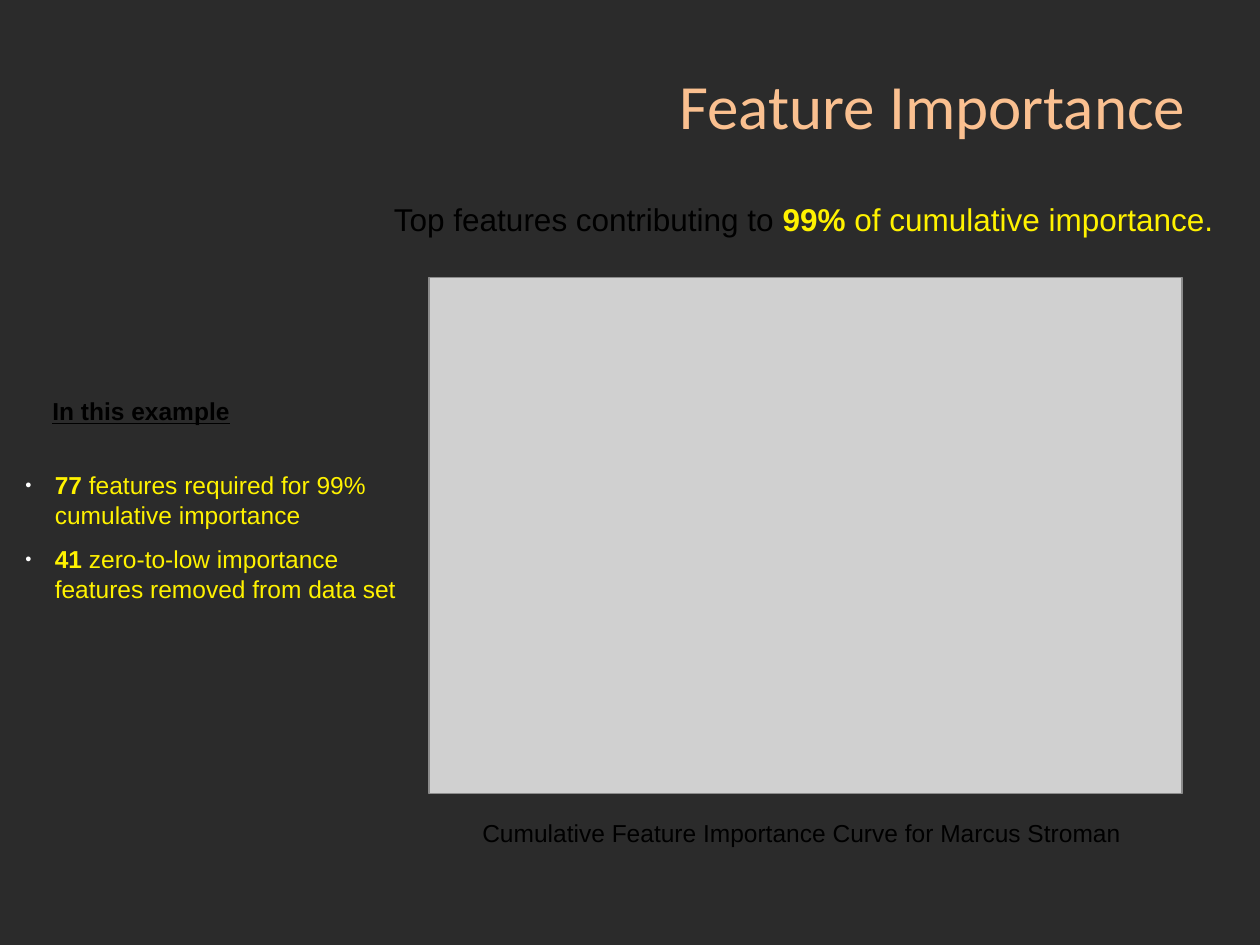
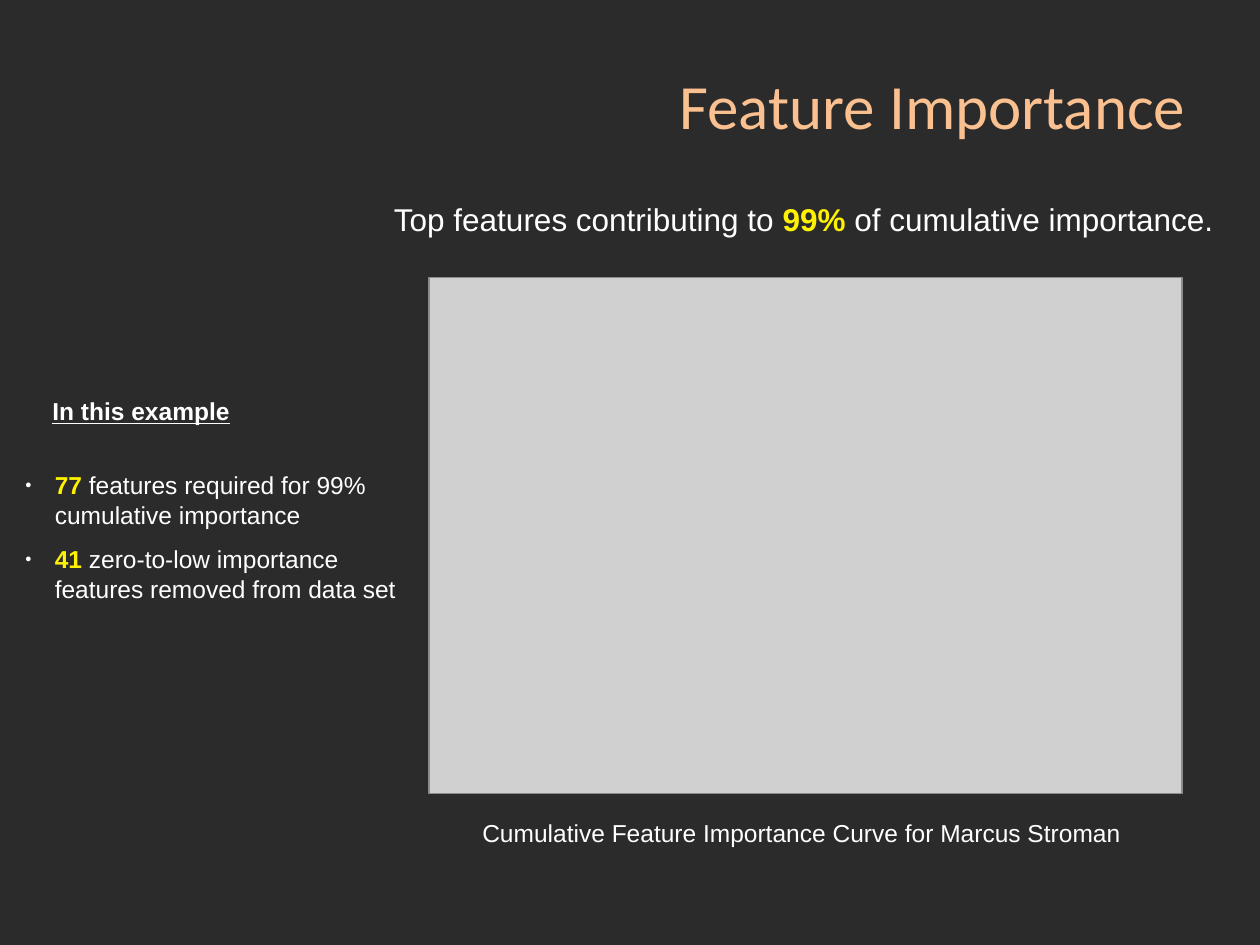
Before and after one commit to markrojas/Springboard_DSCT, a slide deck: slide 19 of capstone_projects/capstone_I/06_Capstone_I_Pitch_Prediction_Slidedeck.pptx. Drawn at 1260x945 pixels with LibreOffice and Linux fonts; fonts in the diff are those of the drawing; grey boxes stand for pictures; background and template pictures are left out; a plain dark background stands for a picture behind light text. Boxes give left, top, right and bottom in pixels: in the first picture for what was removed or moved away, otherwise in the second. Text is boxed around its words. In the diff, an @@ line names an element or a change of style, - is before the commit and + after.

```diff
--- a/capstone_projects/capstone_I/06_Capstone_I_Pitch_Prediction_Slidedeck.pptx
+++ b/capstone_projects/capstone_I/06_Capstone_I_Pitch_Prediction_Slidedeck.pptx
@@ text "Top features contributing to 99% ..." at [394, 208, 1213, 237]: text colour #000000 to #FFFFFF in "Top features contributing to"; text colour #FFF200 to #FFFFFF in "of cumulative importance." @@
@@ text "In this example" at [52, 402, 396, 599]: text colour #000000 to #FFFFFF in "In this example"; text colour #FFF200 to #FFFFFF in "features required for 99% cumulative importance", "zero-to-low importance features removed from data set" @@
@@ text "Cumulative Feature Importance Curve for ..." at [482, 824, 1120, 847]: text colour #000000 to #FFFFFF @@
```
Also in this commit, not shown: 32 other slides changed.
